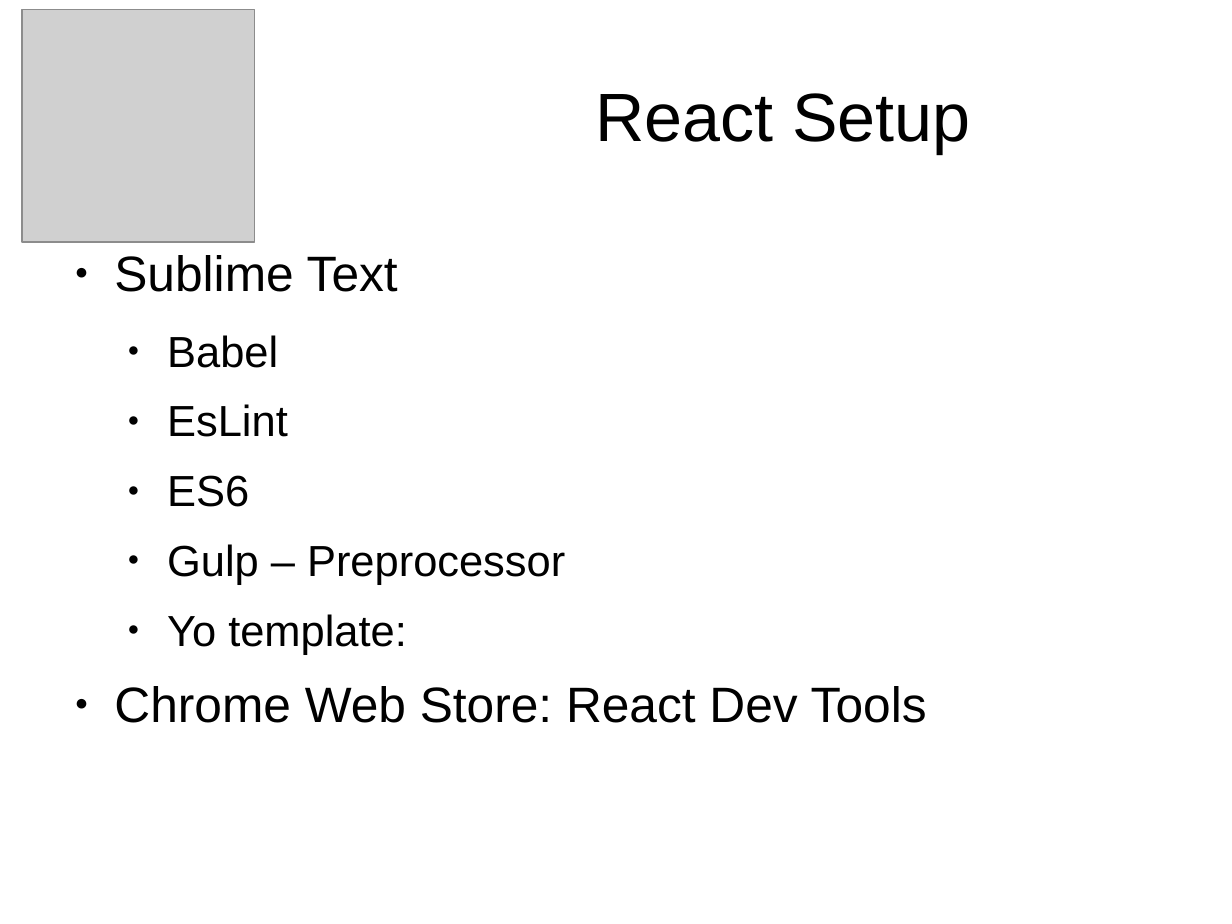
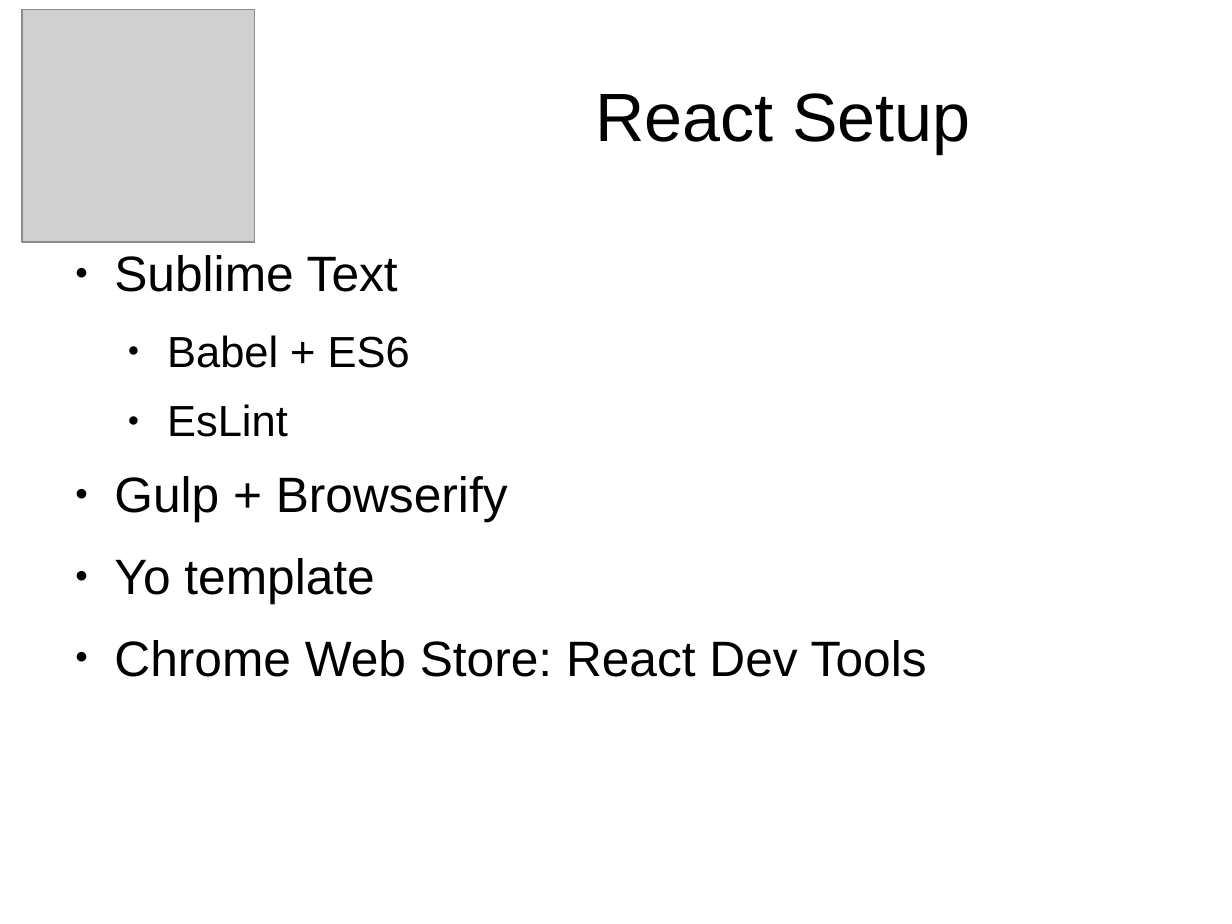
Before and after one commit to itenium-be/Talk-React, a slide deck: slide 6 of T4T-React-2015.odp (slide 5 before the commit). Drawn at 1232x924 pixels with LibreOffice and Linux fonts; fonts in the diff are those of the drawing; grey boxes stand for pictures. Boxes give left, top, right and bottom in pixels: in the first picture for what was removed or moved away, otherwise in the second. Text is boxed around its words. In the diff, an @@ line names an element or a change of style, - is before the commit and + after.

Commit message:
odp presentation

```diff
--- a/T4T-React-2015.odp
+++ b/T4T-React-2015.odp
@@ text at (167,335,410,368): text changed @@
-  ● Babel
+  ● Babel + ES6
@@ text at (114,476,508,604): text changed; size 28 to 32 pt @@
-  ● ES6
-  ● Gulp – Preprocessor
-  ● Yo template:
+● Gulp + Browserify
+● Yo template
```
Also in this commit, not shown: 1 other slide changed, 3 slides added, 1 slide removed, 1 other file.
